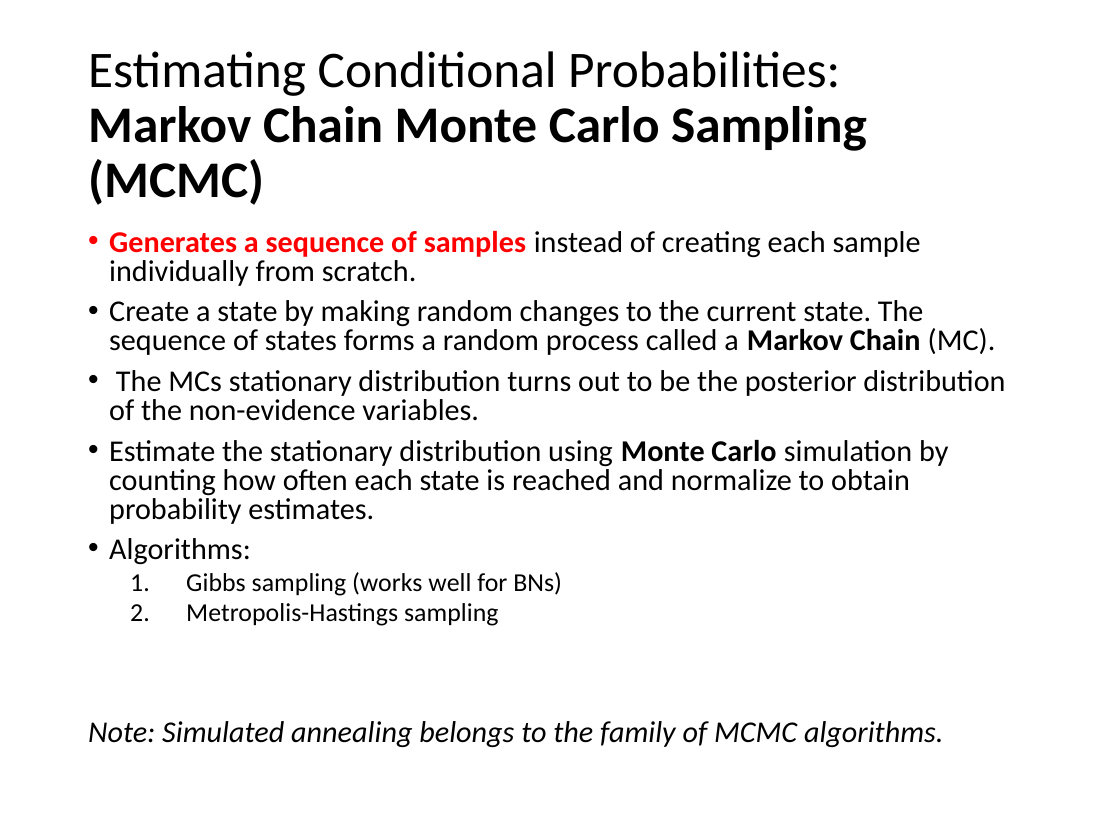
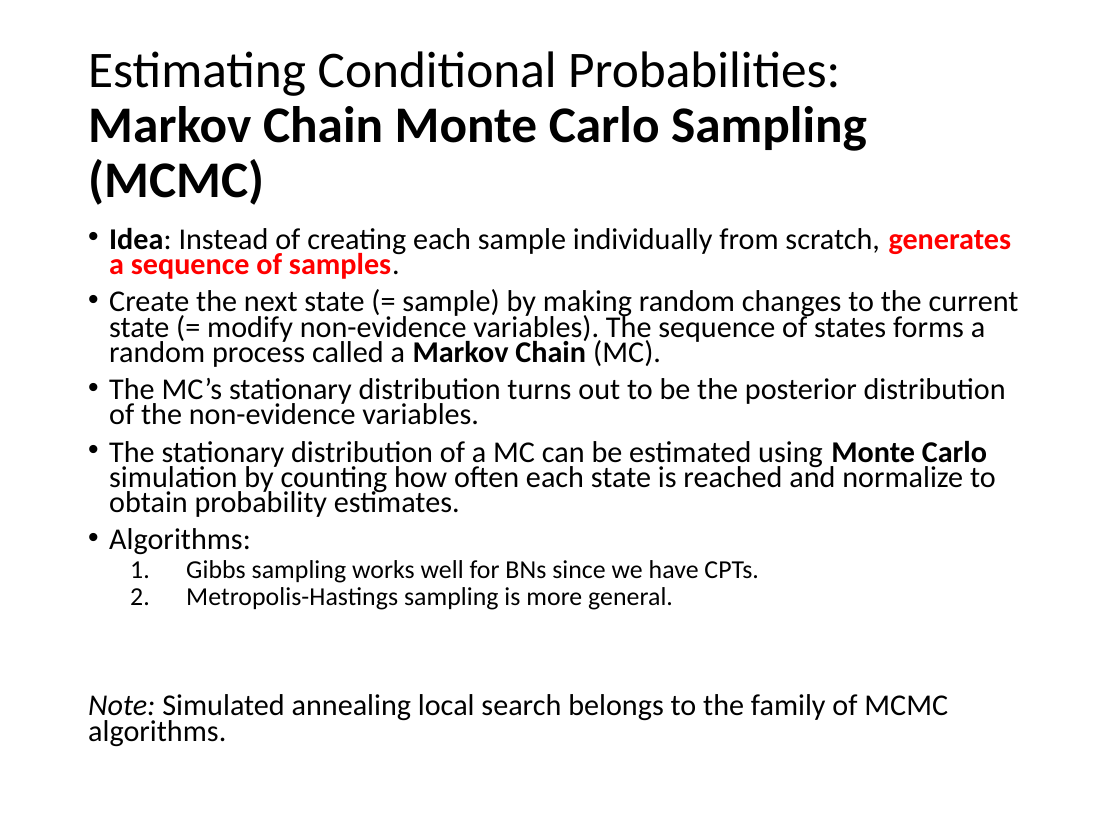
Before and after one commit to mhahsler/CS7320-AI, a slide deck: slide 40 of slides/13_bayes_nets.pptx. Drawn at 1120x840 pixels with LibreOffice and Linux fonts; fonts in the diff are those of the drawing. Boxes give left, top, right and bottom in pixels: in the first picture for what was removed or moved away, otherwise in the second. Text is boxed around its words. In the diff, an @@ line names an element or a change of style, - is before the commit and + after.

```diff
--- a/slides/13_bayes_nets.pptx
+++ b/slides/13_bayes_nets.pptx
@@ text at (109,228,1019,517): text changed @@
-• Generates a sequence of samples instead of creating each sample individually from scratch.
-• Create a state by making random changes to the current state. The sequence of states forms a random process called a Markov Chain (MC).
-• The MCs stationary distribution turns out to be the posterior distribution of the non-evidence variables.
-• Estimate the stationary distribution using Monte Carlo simulation by counting how often each state is reached and normalize to obtain probability estimates.
+• Idea: Instead of creating each sample individually from scratch, generates a sequence of samples.
+• Create the next state (= sample) by making random changes to the current state (= modify non-evidence variables). The sequence of states forms a random process called a Markov Chain (MC).
+• The MC’s stationary distribution turns out to be the posterior distribution of the non-evidence variables.
+• The stationary distribution of a MC can be estimated using Monte Carlo simulation by counting how often each state is reached and normalize to obtain probability estimates.
@@ text at (109,528,251,555): line spacing 0.8 to 0.7 @@
@@ text at (88,560,948,747): text changed; size 19.4 to 16.6 pt; italic off @@
-  1. Gibbs sampling (works well for BNs)
-  2. Metropolis-Hastings sampling
-Note: Simulated annealing belongs to the family of MCMC algorithms.
+  1. Gibbs sampling works well for BNs since we have CPTs.
+  2. Metropolis-Hastings sampling is more general.
+Note: Simulated annealing local search belongs to the family of MCMC algorithms.
```
Also in this commit, not shown: 27 other slides changed, 3 other files.
